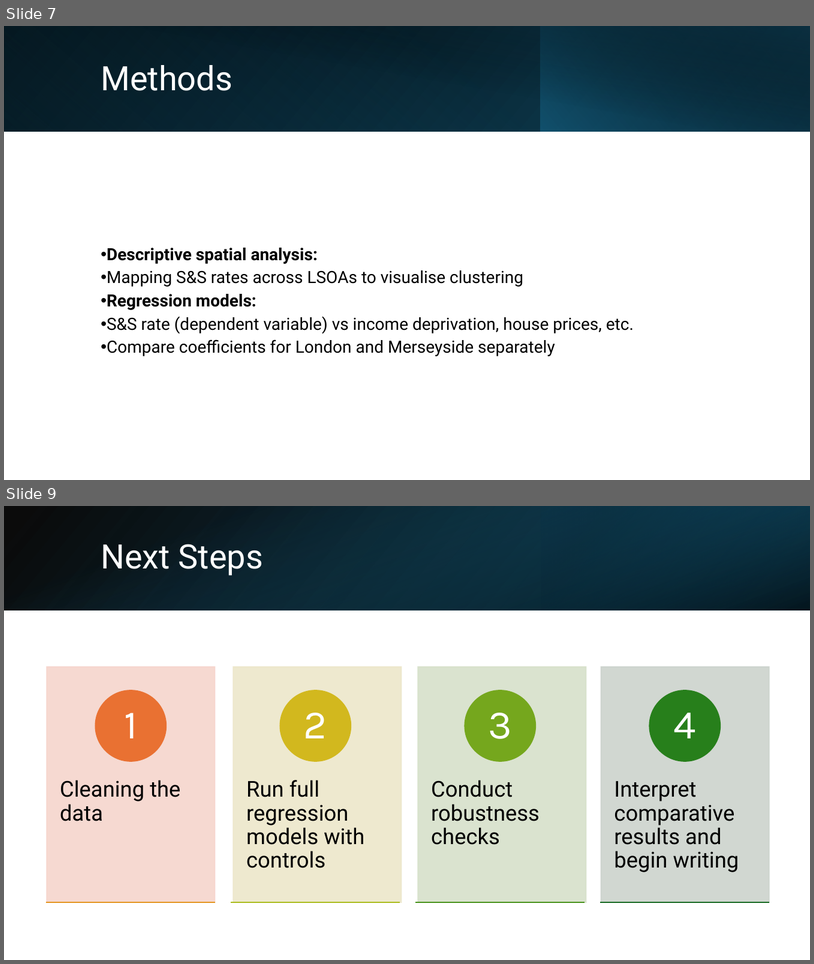
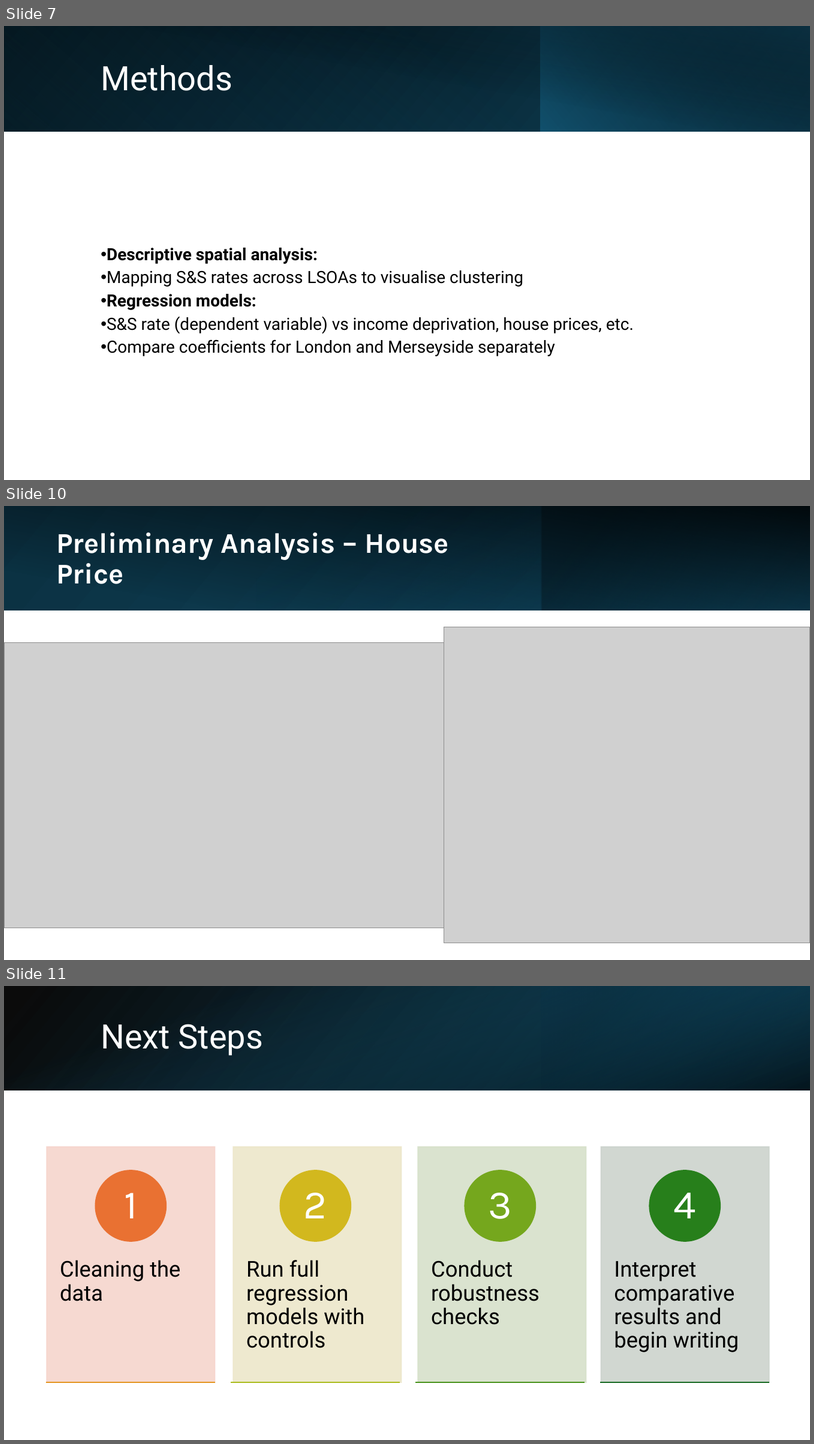
Before and after one commit to KofiBartonByfield/Dissertation, a slide deck: documents/The Price of Policing.pptx. Shown one above the other, each under a label of ours: slides 7 and 9 before the commit, slides 7, 10 and 11 after it; the slides between them are not shown. The pictures are 814x964 and 814x1444 pixels, drawn with LibreOffice and Linux fonts; fonts in the diff are those of the drawing; grey boxes stand for pictures. Boxes give left, top, right and bottom in pixels: in the first picture for what was removed or moved away, otherwise in the second. Text is boxed around its words. In the diff, an @@ line names an element or a change of style, - is before the commit and + after.

```diff
--- a/documents/The Price of Policing.pptx
+++ b/documents/The Price of Policing.pptx
@@ slide 10 added at (4, 506, 810, 960), background #FFFFFF @@
@@ rectangle added at (4, 506, 810, 610), fill gradient #0B3041 to #104862 @@
@@ rectangle added at (4, 507, 810, 610), fill gradient #000000 @@
@@ rectangle added at (257, 506, 542, 610), fill gradient #156082 to #0B3041 @@
@@ rectangle added at (542, 506, 810, 610), fill gradient #0B3041 to #156082 @@
@@ title added at (56, 532, 450, 584), 34 pt, text #FFFFFF, bold @@
+Preliminary Analysis – House Price
@@ picture added at (444, 627, 810, 943) @@
@@ picture added at (4, 642, 450, 928) @@
@@ what was slide 9 is now slide 11 @@
```
Also in this commit, not shown: 7 slides changed, 1 other slide added.
